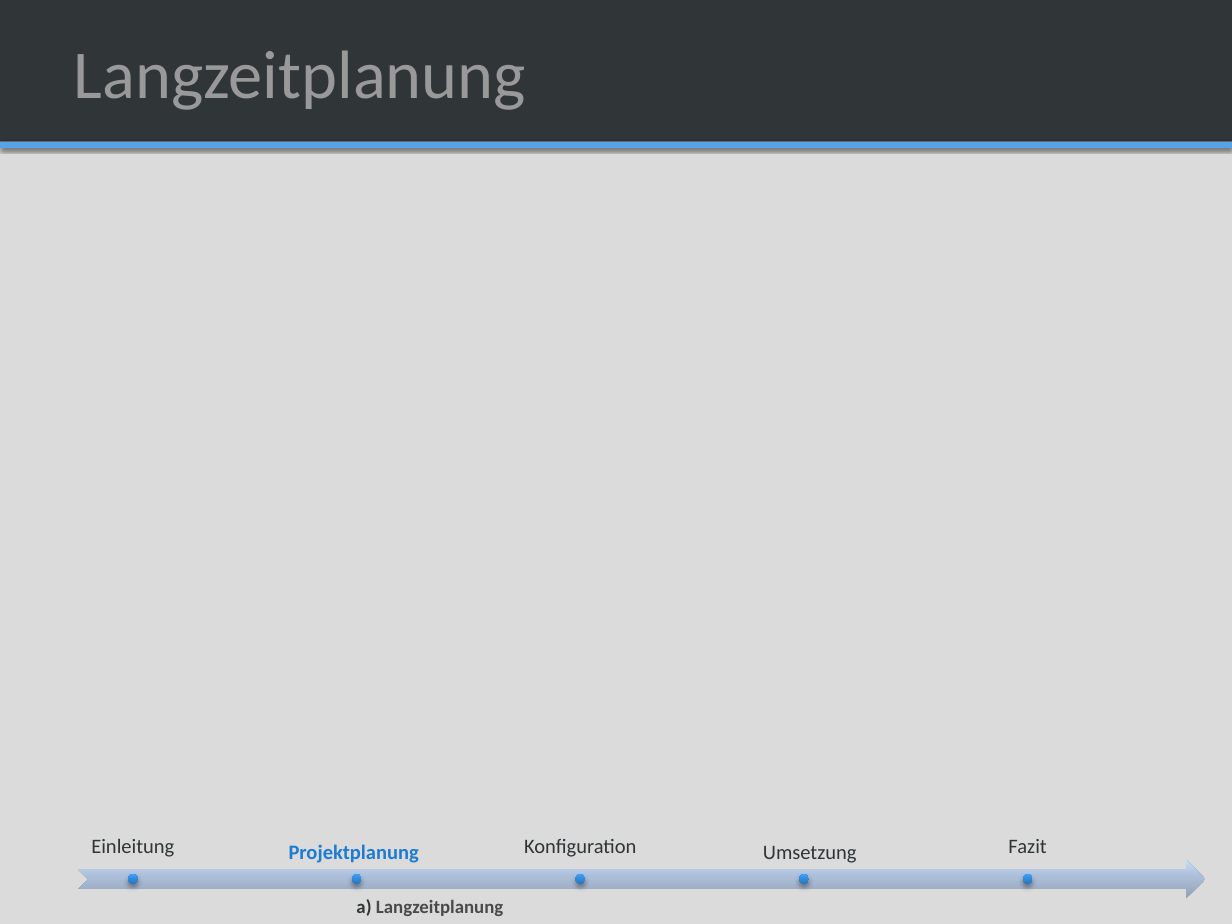
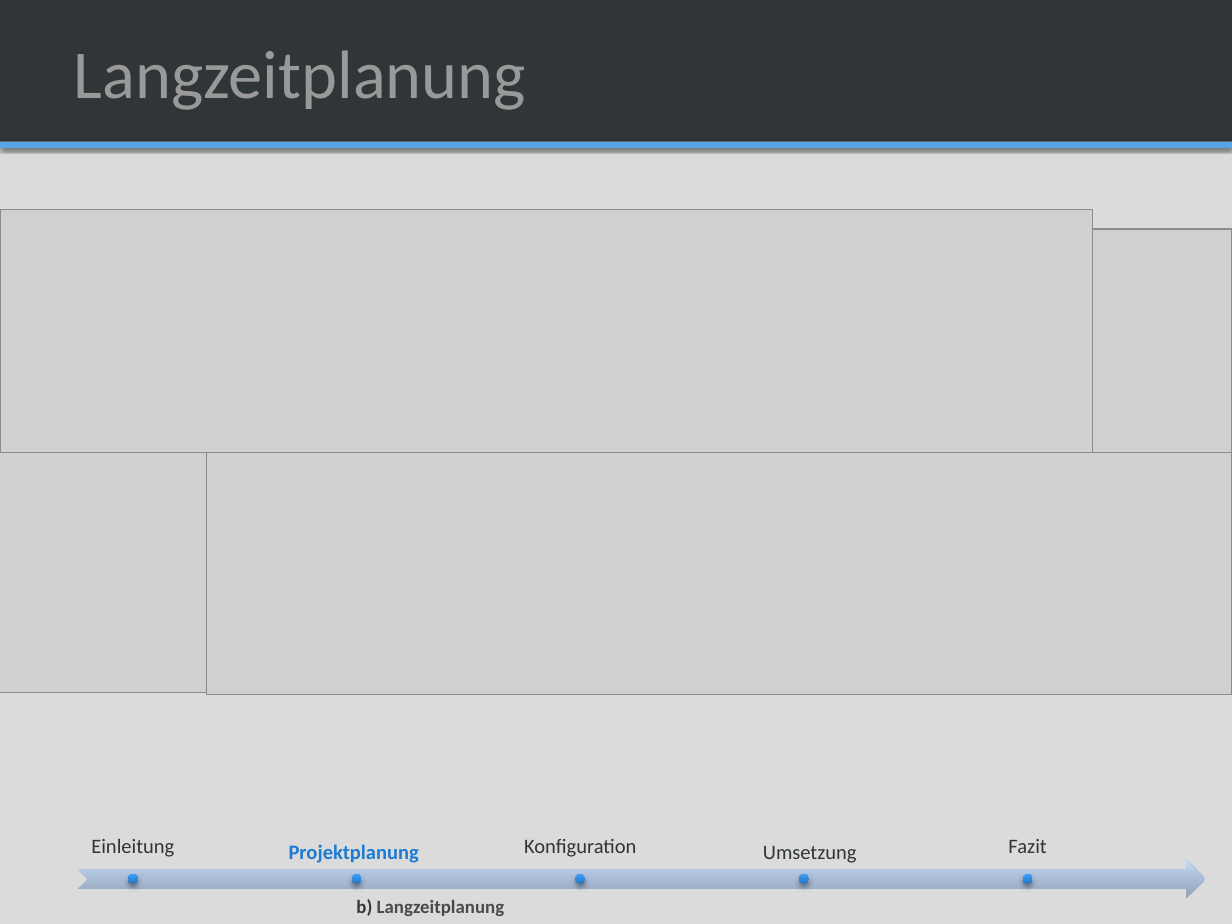
Before and after one commit to SAS-Systems/Unveiled-Documentation, a slide deck: slide 10 of Unveiled_MidtermPresentation_V0.1.pptx. Drawn at 1232x924 pixels with LibreOffice and Linux fonts; fonts in the diff are those of the drawing; grey boxes stand for pictures; background and template pictures are left out. Boxes give left, top, right and bottom in pixels: in the first picture for what was removed or moved away, otherwise in the second. Text is boxed around its words. In the diff, an @@ line names an element or a change of style, - is before the commit and + after.

```diff
--- a/Unveiled_MidtermPresentation_V0.1.pptx
+++ b/Unveiled_MidtermPresentation_V0.1.pptx
@@ picture added at <box>0,209,1093,452</box> @@
@@ picture added at <box>0,229,1232,692</box> @@
@@ picture added at <box>207,452,1232,695</box> @@
@@ text at <box>356,899,504,916</box>: text changed @@
-  a) Langzeitplanung
+  b) Langzeitplanung
```
Also in this commit, not shown: 3 other slides changed.
